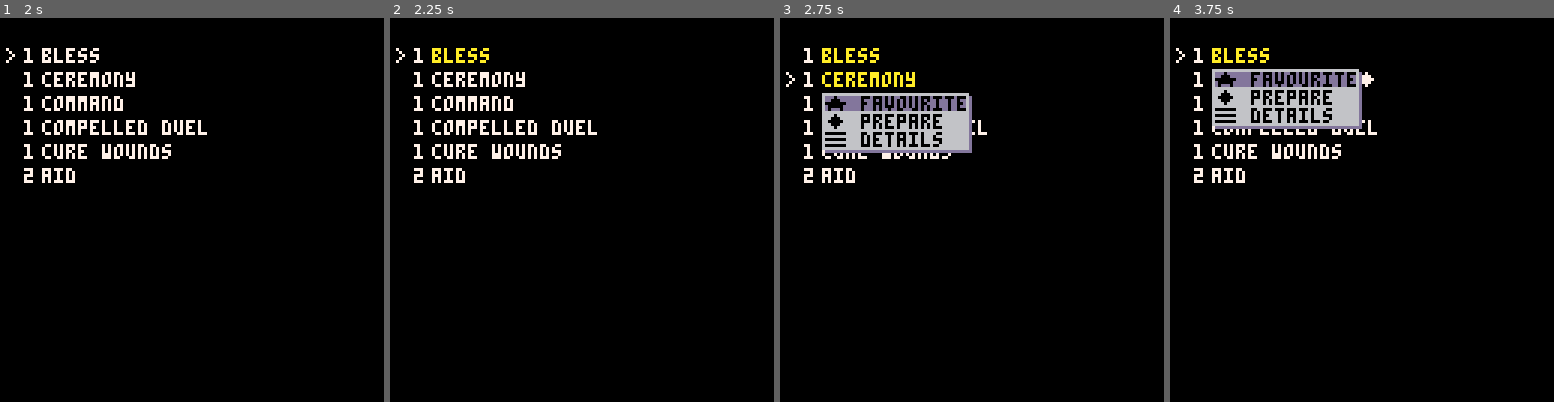
Above: before the commit, frames 1-4 (left to right).
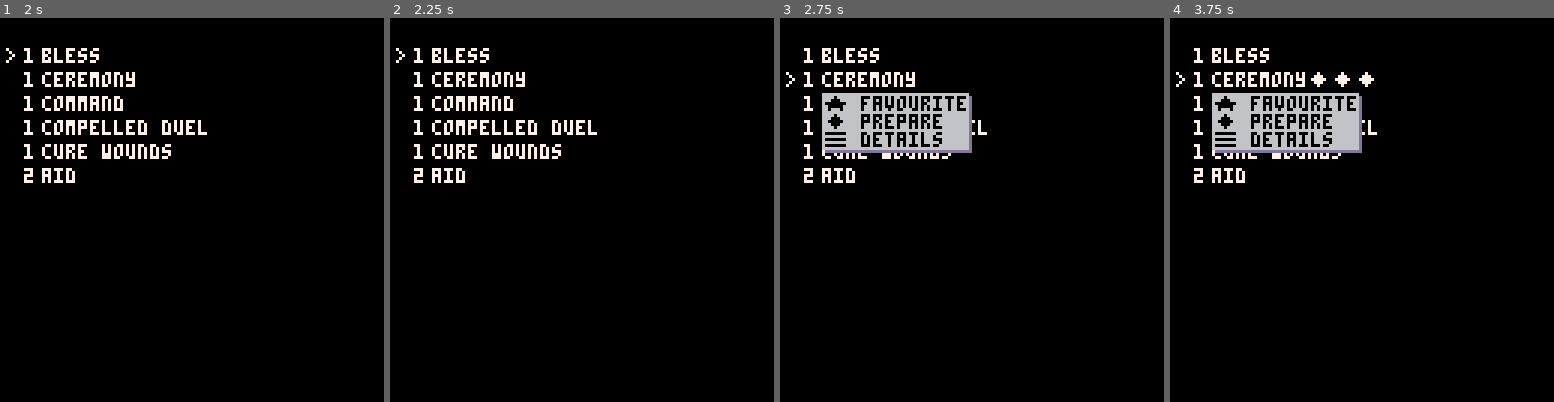
Above: after the commit, the same moments.

Repository: gbalbuena/pico-8
Game: PICO-8 cartridge carts/dev/spells.p8
Two runs of this game, one before a commit and one after it. Both use one fixed random seed, a clock stepped at 60 frames per second and the inputs below.
Inputs:
- Up to frame 1 (2 s): tap O (Z key) at 0.33, 0.7, 1.43 s; tap X (X key) at 1.07 s; hold Left from 1.97 s (still down)
- Up to frame 2 (2.25 s): keep holding Left; tap X (X key) at 2.07 s; tap O (Z key) at 2.22 s
- Up to frame 3 (2.75 s): release Left at 2.37 s; tap X (X key) at 2.4, 2.73 s; hold Down from 2.42 s (still down)
- Up to frame 4 (3.75 s): release Down at 2.82 s; hold Right 2.87-3.53 s; tap X (X key) at 3.07, 3.4, 3.73 s; tap O (Z key) at 3.1 s; hold Up from 3.58 s (still down)

Frame 1 is identical in both runs. In frame 2, 0.3% of the frame differs, in the area x 10-26%, y 7-12%; in frame 3, 1.6%; in frame 4, 5.5%, in the area x 1-50%, y 7-36%.

Commit message:
update and relocate code

Diff:
--- a/games/spells.p8
+++ b/carts/dev/spells.p8
@@ -129,18 +129,41 @@
 -- spells module
 
 tooltip = false
+tooltip_opt = 0
+tooltip_details = false
 
 function update_tooltip(spell)
-  if (btnp(5)) then
+  if (tooltip and tooltip_opt == 1 and btnp(5)) then
     spell.fav = not spell.fav
   end
-end
-
-function draw_tooltip(y)
-  rectfill(15,y+10,63,y+28,13)
-  rectfill(14,y+9,62,y+27,6)
-
-  rectfill(15,y+10,61,y+14,13)
+  if (tooltip and tooltip_opt == 2 and btnp(5)) then
+    spell.prepared = not spell.prepared
+  end
+  if (tooltip and tooltip_opt == 3 and btnp(5)) then
+    tooltip_details = not tooltip_details
+  end
+end
+
+function draw_tooltip(spell, y)
+  if tooltip_opt == 3 then
+    if (tooltip_details) then
+      rectfill(0,0,128,128,0)
+      print(spell.name, 1, 1, 7)
+      print(spell.name, 1, 1, 7)
+      return
+    else
+      rectfill(15,y+10,63,y+28,13)
+      rectfill(14,y+9,62,y+27,6)
+      rectfill(15,y+10+6+6, 61,y+14+6+6,13)
+    end
+  else
+    rectfill(15,y+10,63,y+28,13)
+    rectfill(14,y+9,62,y+27,6)
+  end
+
+  if (tooltip_opt == 1) rectfill(15,y+10,     61,y+14,    13)
+  if (tooltip_opt == 2) rectfill(15,y+10+6,   61,y+14+6,  13)
+
   print("\146 favourite", 15, y+10, 0)
   print("\143 prepare", 15, y+16, 0)
   print("\152 details", 15, y+22, 0)
@@ -170,7 +193,7 @@
     end
     if (tooltip) then
       update_tooltip(spells[spells_list.selected])
-      draw_tooltip(tooltip_y)
+      draw_tooltip(spells[spells_list.selected], tooltip_y)
     end
   end,
   update = function()
@@ -184,11 +207,17 @@
       player.spell_slots_used = player.spell_slots_used + 1
     end
 
-    if (btnp(2)) spells_list.selected = spells_list.selected - 1
-    if (btnp(3)) spells_list.selected = spells_list.selected + 1
+    if (tooltip) then
+      if (btnp(2)) tooltip_opt = tooltip_opt - 1
+      if (btnp(3)) tooltip_opt = tooltip_opt + 1
+    else
+      if (btnp(2)) spells_list.selected = spells_list.selected - 1
+      if (btnp(3)) spells_list.selected = spells_list.selected + 1
+    end
 
     if (btnp(4)) then
       tooltip = false
+      tooltip_opt = 0
     end
     if (btnp(5)) then
       --spells[spells_list.selected].prepared = not spells[spells_list.selected].prepared
--- /dev/null
+++ b/carts/dev/tank/tank.p8
@@ -0,0 +1,45 @@
+pico-8 cartridge // http://www.pico-8.com
+version 18
+__lua__
+x,y=64-4,64-4
+
+function _init()
+  p={} --player
+  p.t,p.f,p.s=0,1,4 --tick,frame,step
+  p.sp={1,2,1,2,1,2} --sprites
+end
+
+function _update()
+  input()
+  animate(p)
+end
+
+function _draw()
+  cls()
+  spr(p.sp[p.f],x,y)
+end
+
+function input()
+  if (btn(0) and x > 0) x -= 1
+  if (btn(1) and x < 127) x += 1
+  if (btn(2) and y > 0) y -= 1
+  if (btn(3) and y < 127) y += 1
+  if (btn(4) and c > 1) c -= 1
+  if (btn(5) and c < 15) c += 1
+end
+
+--animate an object
+function animate(o)
+  o.t=(o.t+1)%o.s --tick fwd
+  if (o.t==0) o.f=o.f%#o.sp+1
+end
+
+__gfx__
+00000000ccccccc0ccccccc000000000000000000000000000000000000000000000000000000000000000000000000000000000000000000000000000000000
+0000000012222cc012222cc000000000000000000000000000000000000000000000000000000000000000000000000000000000000000000000000000000000
+00700700011110000111100000000000000000000000000000000000000000000000000000000000000000000000000000000000000000000000000000000000
+0007700000545c0c00545c0c00000000000000000000000000000000000000000000000000000000000000000000000000000000000000000000000000000000
+0007700000545c0c00545c0c00000000000000000000000000000000000000000000000000000000000000000000000000000000000000000000000000000000
+00700700011110000111100000000000000000000000000000000000000000000000000000000000000000000000000000000000000000000000000000000000
+0000000012222cc012222cc000000000000000000000000000000000000000000000000000000000000000000000000000000000000000000000000000000000
+00000000ccccccc0ccccccc000000000000000000000000000000000000000000000000000000000000000000000000000000000000000000000000000000000
--- /dev/null
+++ b/carts/pong.p8
@@ -0,0 +1,125 @@
+pico-8 cartridge // http://www.pico-8.com
+version 18
+__lua__
+
+-- player = { score=0, lives=3 }
+-- score
+score=0
+lives=3
+
+-- paddle
+-- paddle = { x=52,y=122,w=24,h=4,speed=5 }
+
+padx=52
+pady=122
+padw=24
+padh=4
+padspeed=5
+
+-- ball
+-- ball = { x=64,y=64,size=3,xdir=5,ydir=-3 }
+ballx=64
+bally=64
+ballsize=3
+ballxdir=5
+ballydir=-3
+
+function movepaddle()
+  if btn (0) then
+    padx-= padspeed
+  elseif btn(1) then
+    padx+= padspeed
+  end
+end
+
+function moveball()
+  ballx+=ballxdir
+  bally+=ballydir
+end
+
+function bounceball()
+  -- left
+  if ballx < ballsize then
+    ballxdir=-ballxdir
+    sfx(0)
+  end
+
+  -- right
+  if ballx > 128-ballsize then
+    ballxdir=-ballxdir
+    sfx(0)
+  end
+
+  -- top
+  if bally < ballsize then
+    ballydir=-ballydir
+    sfx(0)
+  end
+end
+
+function bouncepaddle()
+  if ballx>=padx and
+    ballx<=padx+padw and
+    bally>pady then
+    sfx(0)
+    score+=10 -- increase the score on a hit!
+    ballydir=-ballydir
+  end
+end
+
+function losedeadball()
+  if bally>128-ballsize then
+    if lives>0 then
+      -- next life
+      sfx(3)
+      bally=24
+      lives-=1
+    else
+      -- game over
+      -- ballydir=0 -- don't move
+      -- ballxdir=0
+      bally=64
+      lives=3
+      score=0
+    end
+  end
+end
+
+function _update()
+  movepaddle()
+  bounceball()
+  bouncepaddle()
+  moveball()
+  losedeadball()
+end
+
+function _draw()
+  -- clear the screen
+  cls(3)
+
+  -- draw the score
+  print(score, 12, 6, 15)
+
+  -- draw the lives
+  for i=1,lives do
+    spr(4, 90+i*8, 4)
+  end
+
+  -- draw the paddle
+  rectfill(padx,pady, padx+padw, pady+padh, 15)
+
+  -- draw the ball
+  circfill(ballx,bally,ballsize,15)
+end
+__gfx__
+000000000000000000000000000000000ff0ff000000000000000000000000000000000000000000000000000000000000000000000000000000000000000000
+00000000000000000000000000000000f88f88f00000000000000000000000000000000000000000000000000000000000000000000000000000000000000000
+00000000000000000000000000000000f88888f00000000000000000000000000000000000000000000000000000000000000000000000000000000000000000
+000000000000000000000000000000000f888f000000000000000000000000000000000000000000000000000000000000000000000000000000000000000000
+0000000000000000000000000000000000f8f0000000000000000000000000000000000000000000000000000000000000000000000000000000000000000000
+00000000000000000000000000000000000f00000000000000000000000000000000000000000000000000000000000000000000000000000000000000000000
+…(5 lines of a section not shown)…
Renamed: games/examples/animation.p8 -> carts/dev/animation.p8
Not shown, changed: the sound effects (__sfx__) section of carts/pong.p8
Not shown, added: carts/dev/spritesheet.png
Not shown, added: carts/dev/tank/sprites.png
Not shown, added: characters/base-character-Recovered.aseprite
Not shown, added: characters/dnd-paladin-quixote-half-orc-Recovered.aseprite
Not shown, added: picozine/picozine_1_1.pdf
